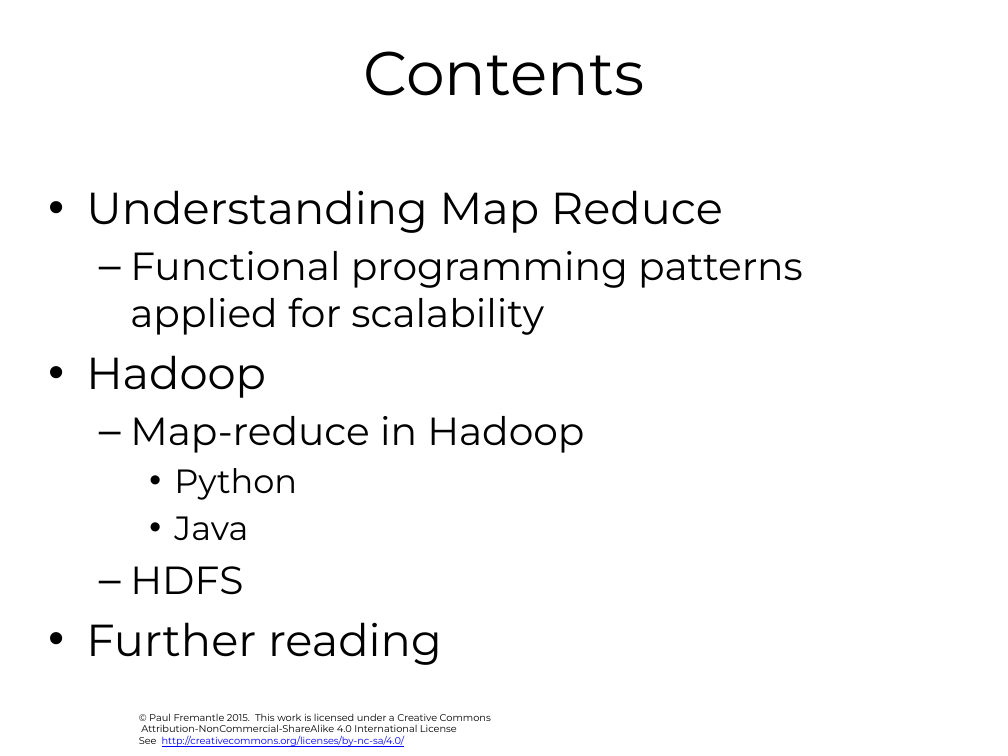
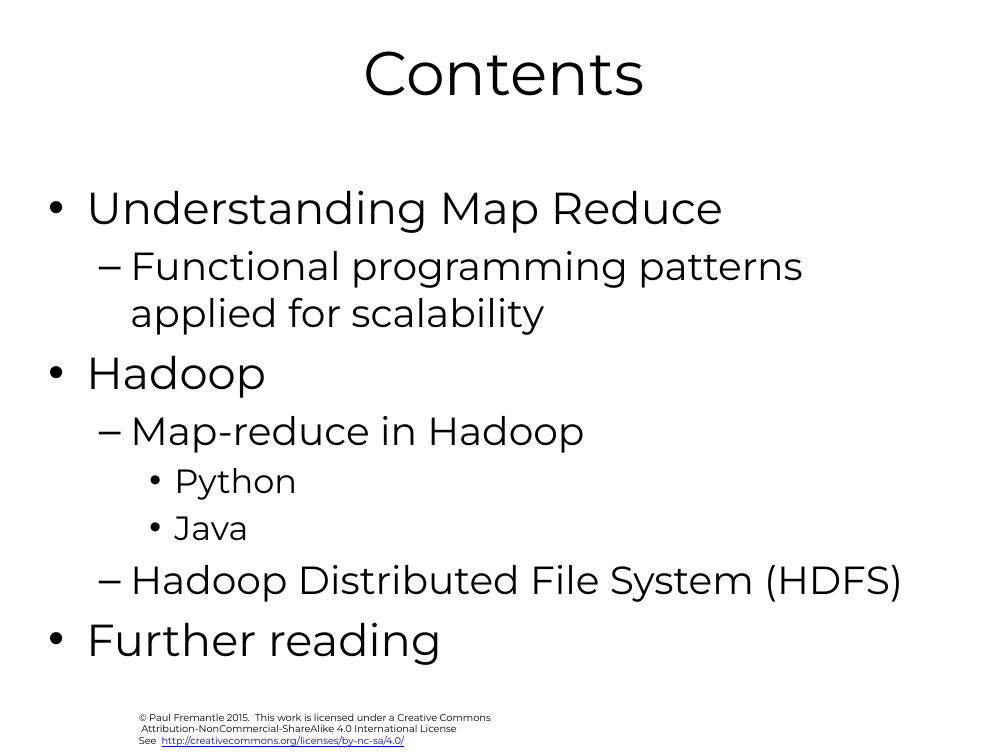
Before and after one commit to julieweeds/BigData, a slide deck: slide 2 of pres-source/02-map-reduce.pptx. Drawn at 1008x756 pixels with LibreOffice and Linux fonts; fonts in the diff are those of the drawing; background and template pictures are left out. Boxes give left, top, right and bottom in pixels: in the first picture for what was removed or moved away, otherwise in the second. Text is boxed around its words. In the diff, an @@ line names an element or a change of style, - is before the commit and + after.

```diff
--- a/pres-source/02-map-reduce.pptx
+++ b/pres-source/02-map-reduce.pptx
@@ text at [130,565,903,602]: text changed @@
-  – HDFS
+  – Hadoop Distributed File System (HDFS)
```
Also in this commit, not shown: 1 other slide changed, 10 other files.
